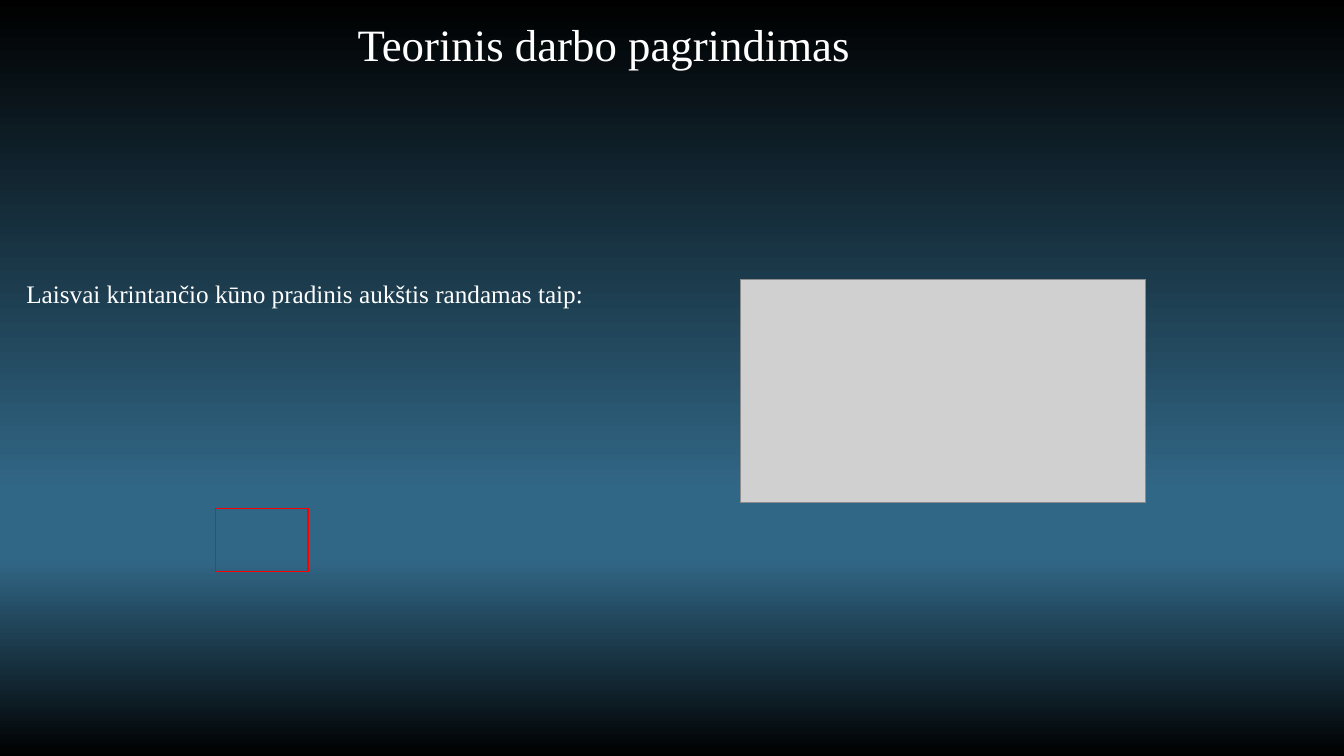
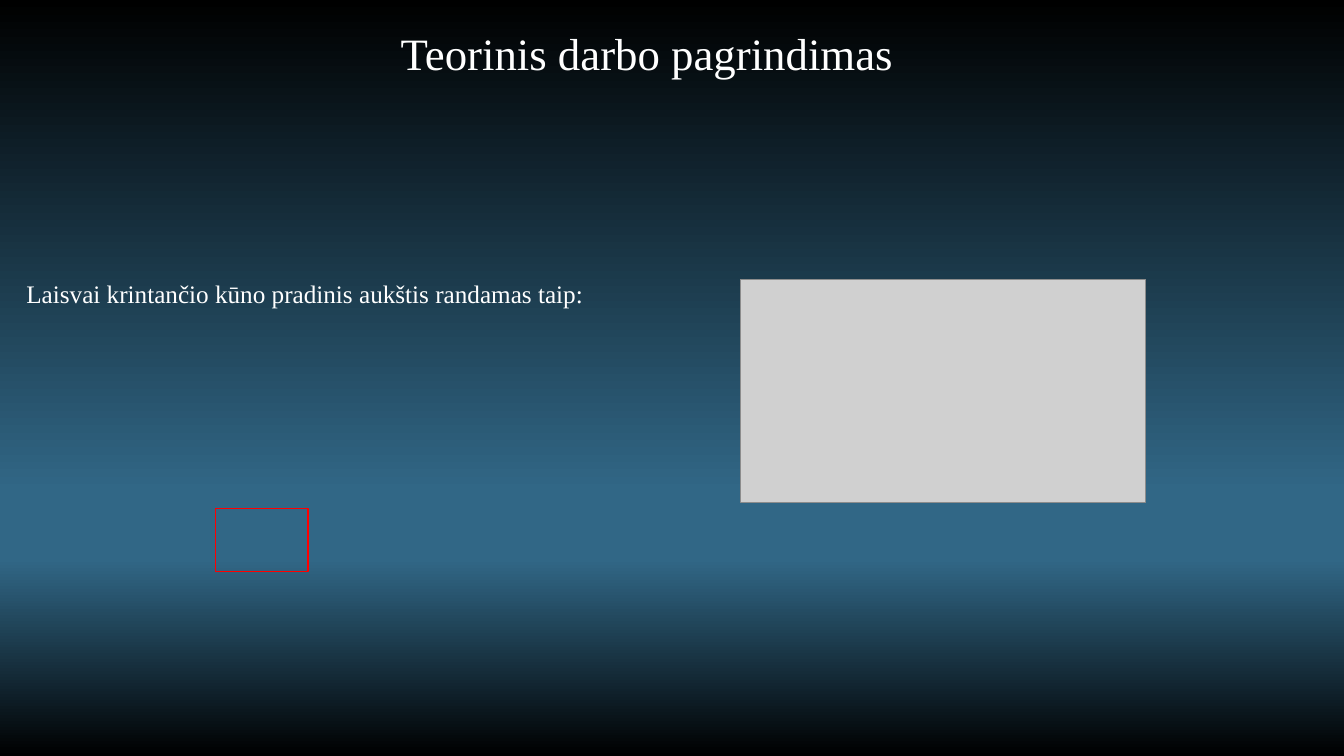
Before and after one commit to augisXD/.github.io, a slide deck: slide 3 of projects/Eksperimentinis-darbas.pptx. Drawn at 1344x756 pixels with LibreOffice and Linux fonts; fonts in the diff are those of the drawing; grey boxes stand for pictures; background and template pictures are left out. Boxes give left, top, right and bottom in pixels: in the first picture for what was removed or moved away, otherwise in the second. Text is boxed around its words. In the diff, an @@ line names an element or a change of style, - is before the commit and + after.

```diff
--- a/projects/Eksperimentinis-darbas.pptx
+++ b/projects/Eksperimentinis-darbas.pptx
@@ title "Teorinis darbo pagrindimas": place and size @@
-title "Teorinis darbo pagrindimas" at (358, 30, 849, 70)
+title "Teorinis darbo pagrindimas" at (401, 39, 892, 79)
```
